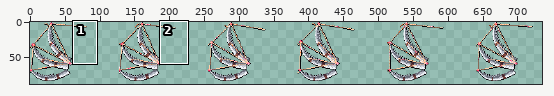
File history of a pixel-art file, art/authoring/spells/as_T13_back.aseprite. The picture above shows the old version from afar; the outline marks the close-up.
Close-up. Earlier state:
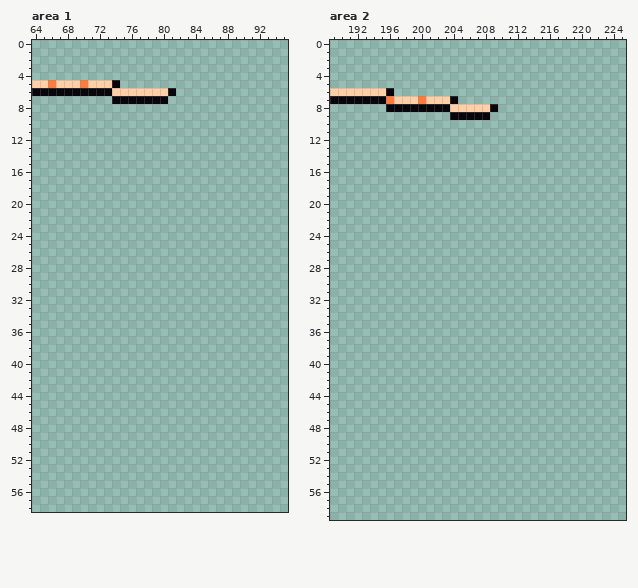
768x128 pixels, 1 frame. Shown: area 1: x 64..95, y 0..58; area 2: x 189..225, y 0..59. The wide view leaves out empty margins. The commit also changed other parts of the picture, which this record leaves out.
And afterwards:
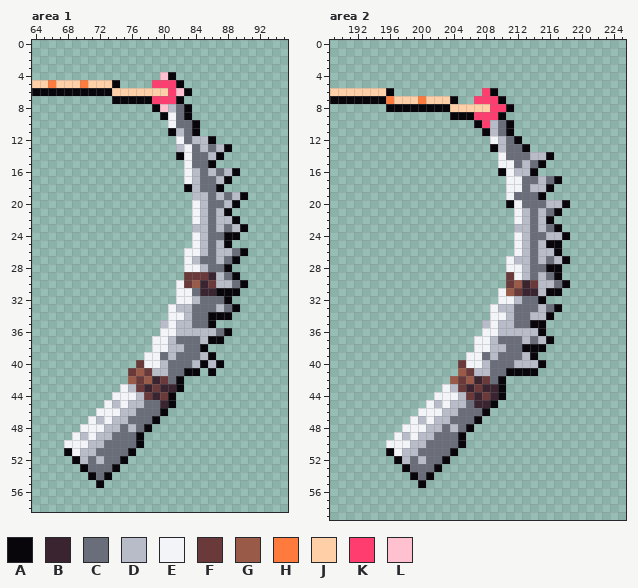
Palette (. is transparent): A #08060a  B #3a2430  C #6a6e7a  D #b8bcc8  E #f2f4f8  F #6a3a3a  G #9a5a48  H #ff7a3d  J #ffd0a8  K #ff3d6e  L #ffc0d0
Change:
--- area 1
@@ x 64..95 @@
  3 ................................
- 4 ................................
- 5 JJHJJJHJJJA.....................
- 6 AAAAAAAAAAJJJJJJJA..............
- 7 ..........AAAAAAA...............
- 8 ................................
- 9 ................................
-10 ................................
-11 ................................
-12 ................................
-13 ................................
-14 ................................
-15 ................................
-16 ................................
-17 ................................
-18 ................................
-19 ................................
-20 ................................
-21 ................................
-22 ................................
-23 ................................
-24 ................................
-25 ................................
-26 ................................
-27 ................................
-28 ................................
-29 ................................
-30 ................................
-31 ................................
-32 ................................
-33 ................................
-34 ................................
-35 ................................
-36 ................................
-37 ................................
-38 ................................
-39 ................................
-40 ................................
-41 ................................
-42 ................................
-43 ................................
-44 ................................
-45 ................................
-46 ................................
-47 ................................
-48 ................................
-49 ................................
-50 ................................
-51 ................................
-52 ................................
-53 ................................
-54 ................................
-55 ................................
+ 4 ................LA..............
+ 5 JJHJJJHJJJA....KKKA.............
+ 6 AAAAAAAAAAJJJJJJJKLA............
+ 7 ..........AAAAAKKKA.............
+ 8 ...............ALDCA............
+ 9 ................AECA............
+10 .................ECCA...........
+11 .................ADCA...........
+12 ..................ECDDA.........
+13 ..................DECDCDA.......
+14 ..................AECCDA........
+15 ...................ECCA.........
+16 ...................EDCDCDA......
+17 ...................EDCCDA.......
+18 ...................ADCCA........
+19 ....................DDCDCDA.....
+20 ....................EDCCDA......
+21 ....................EDCDA.......
+22 ....................EDCDDA......
+23 ....................DDCDCDA.....
+24 ....................EDCCAA......
+25 ....................EDCDA.......
+26 ...................EEDCDDCA.....
+27 ...................EDCCDCA......
+28 ...................EEDCCA.......
+29 ...................FFFBDCA......
+30 ..................EFGBFDDCA.....
+31 ..................EECBBAAA......
+32 ..................EEDCCCA.......
+33 .................EDDCCCDCA......
+34 .................EEDCCAAA.......
+35 ................DEDDCCA.........
+36 ................EEDDDDDCA.......
+37 ...............EEDCCCDAA........
+38 ...............EEDDCCA..........
+39 ..............EECDCCCDA.........
+40 .............FEEDCCCDADA........
+41 ............FGFDDCCAA.A.........
+42 ............GFGBFCA.............
+43 ...........EDFBFBBA.............
+44 ..........EEEDFBFA..............
+45 .........EDEDDCCBA..............
+46 ........EEEDDCCCA...............
+47 .......EDEDDCCCA................
+48 ......EEEDDCDCA.................
+49 .....EDEDDCCCA..................
+50 ....EEEDDCCCCA..................
+51 ....AEDDCCCCA...................
+52 .....ADCDCCA....................
+53 ......ACCCA.....................
+54 .......ACA......................
+55 ........A.......................
 56 ................................
--- area 2
@@ x 189..225 @@
  5 .....................................
- 6 JJJJJJJA.............................
- 7 AAAAAAAHJJJHJJJA.....................
- 8 .......AAAAAAAAJJJJJA................
- 9 ...............AAAAA.................
-10 .....................................
-11 .....................................
-12 .....................................
-13 .....................................
-14 .....................................
-15 .....................................
-16 .....................................
-17 .....................................
-18 .....................................
-19 .....................................
-20 .....................................
-21 .....................................
-22 .....................................
-23 .....................................
-24 .....................................
-25 .....................................
-26 .....................................
-27 .....................................
-28 .....................................
-29 .....................................
-30 .....................................
-31 .....................................
-32 .....................................
-33 .....................................
-34 .....................................
-35 .....................................
-36 .....................................
-37 .....................................
-38 .....................................
-39 .....................................
-40 .....................................
-41 .....................................
-42 .....................................
-43 .....................................
-44 .....................................
-45 .....................................
-46 .....................................
-47 .....................................
-48 .....................................
-49 .....................................
-50 .....................................
-51 .....................................
-52 .....................................
-53 .....................................
-54 .....................................
-55 .....................................
+ 6 JJJJJJJA...........KA................
+ 7 AAAAAAAHJJJHJJJA..KKKA...............
+ 8 .......AAAAAAAAJJJJJKKA..............
+ 9 ...............AAAKKKA...............
+10 ..................AKDCA..............
+11 ...................ADCA..............
+12 ....................EDCA.............
+13 ....................ADCCA............
+14 .....................ECCCDDA.........
+15 .....................EECDCA..........
+16 .....................AEDDA...........
+17 ......................EECCDCA........
+18 ......................EECDDA.........
+19 ......................ECCCA..........
+20 ......................AECCCDDA.......
+21 .......................EDCDCA........
+22 .......................EDCDA.........
+23 .......................DDCDCA........
+24 .......................EDCCDDA.......
+25 .......................EDCDAA........
+26 .......................EDCDDA........
+27 ......................EDDCDCDA.......
+28 ......................EEDCCAA........
+29 ......................FEDCDCA........
+30 ......................FGBFDDCA.......
+31 .....................EGFBBDAA........
+32 .....................EEDCCA..........
+33 ....................EDDCCCDCA........
+34 ....................EEDCCDDA.........
+35 ...................DEDDCCAA..........
+36 ...................EEDDDDDA..........
+37 ..................EEDCCCDCDA.........
+38 ..................EEDDCCAAA..........
+39 .................EECDCCCDA...........
+40 ................FEEDCCCDDDA..........
+41 ................GFDDCCAAAA...........
+42 ...............GFGBFCA...............
+43 ..............EDFBFBBA...............
+44 .............EEEDFBFBA...............
+45 ............EDEDDCBBA................
+46 ...........EEEDDCCCA.................
+47 ..........EDEDDCCCA..................
+48 .........EEEDDCDCA...................
+49 ........EDEDDCCCA....................
+50 .......EEEDDCCCCA....................
+51 .......AEDDCCCCA.....................
+52 ........ADCDCCA......................
+53 .........ACCCA.......................
+54 ..........ACA........................
+55 ...........A.........................
 56 .....................................
Where, in picture pixels (left, top, right, bottom), the same in both close-ups:
changed: (64, 72, 248, 488)
changed: (386, 88, 570, 488)
